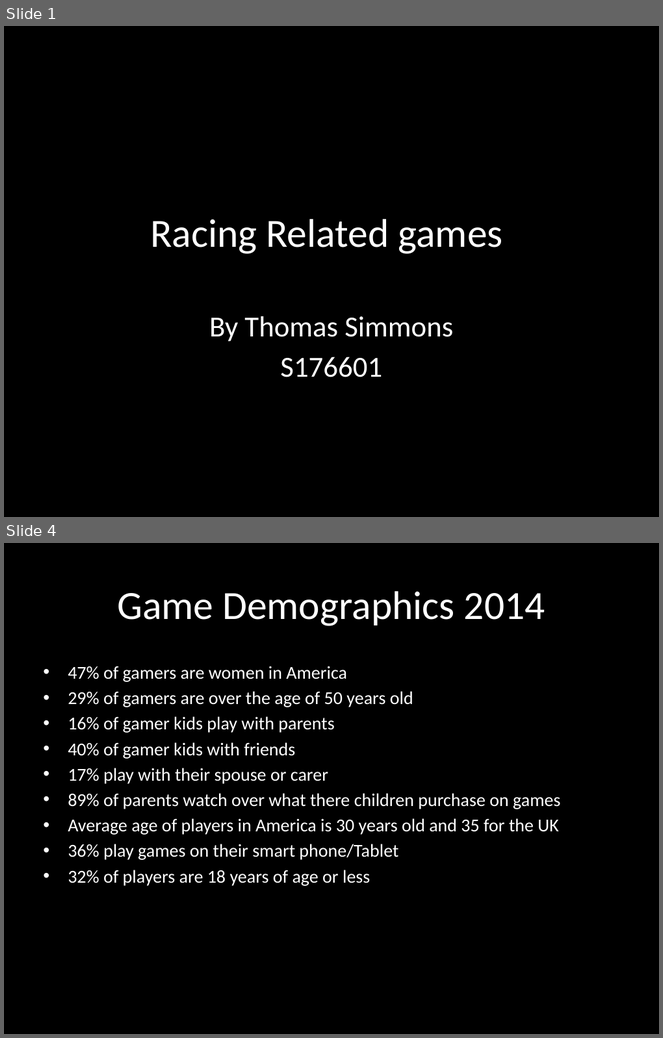
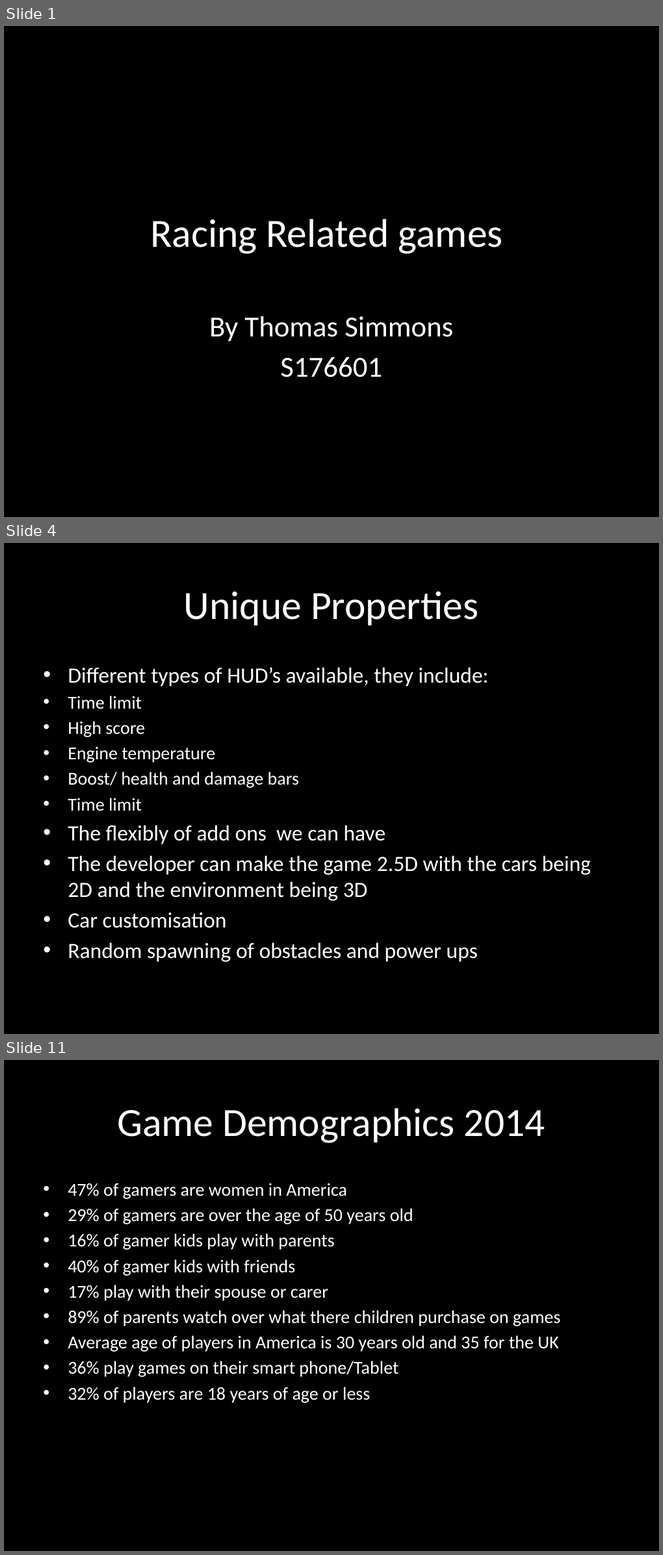
Before and after one commit to UoSGroupProjects1718/level-6-l6-group-9, a slide deck: Research/Racing Game/Racing Related games.pptx. Shown one above the other, each under a label of ours: slides 1 and 4 before the commit, slides 1, 4 and 11 after it; the slides between them are not shown. The pictures are 663x1038 and 663x1555 pixels, drawn with LibreOffice and Linux fonts; fonts in the diff are those of the drawing. Boxes give left, top, right and bottom in pixels: in the first picture for what was removed or moved away, otherwise in the second. Text is boxed around its words. In the diff, an @@ line names an element or a change of style, - is before the commit and + after.

Commit message:
Rcaing game
updated reserach of racing games

```diff
--- a/Research/Racing Game/Racing Related games.pptx
+++ b/Research/Racing Game/Racing Related games.pptx
@@ slide 4 added at <box>4,543,659,1034</box>, background #000000 @@
@@ title added at <box>184,591,478,626</box>, 44 pt, text #FFFFFF @@
+Unique Properties
@@ text added at <box>68,667,591,962</box>, 24 pt, text #FFFFFF @@
+• Different types of HUD’s available, they include:
+• Time limit
+• High score
+• Engine temperature
+• Boost/ health and damage bars
+• Time limit
+• The flexibly of add ons we can have
+• The developer can make the game 2.5D with the cars being 2D and the environment being 3D
+• Car customisation
+• Random spawning of obstacles and power ups
@@ what was slide 4 is now slide 11 @@
```
Also in this commit, not shown: 2 slides changed, 6 other slides added.
